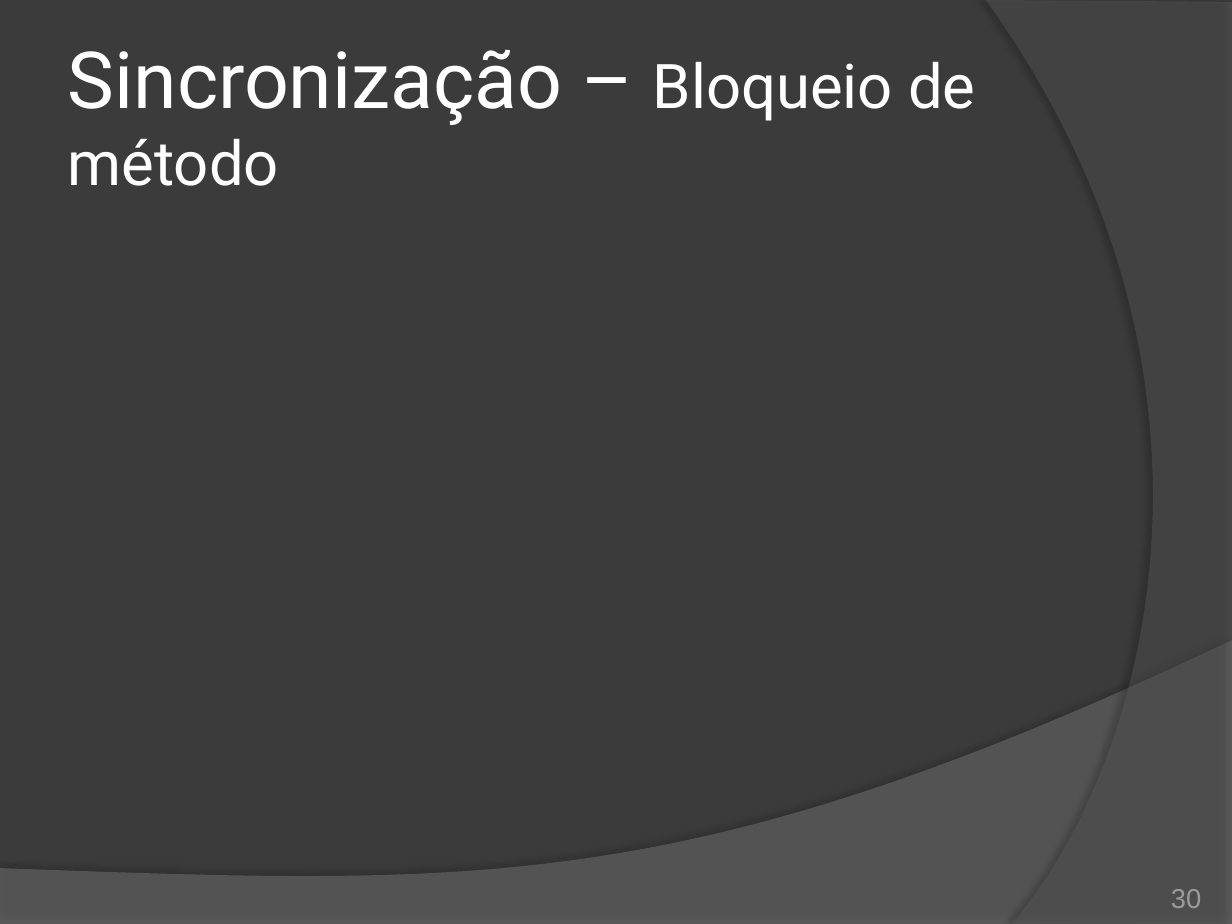
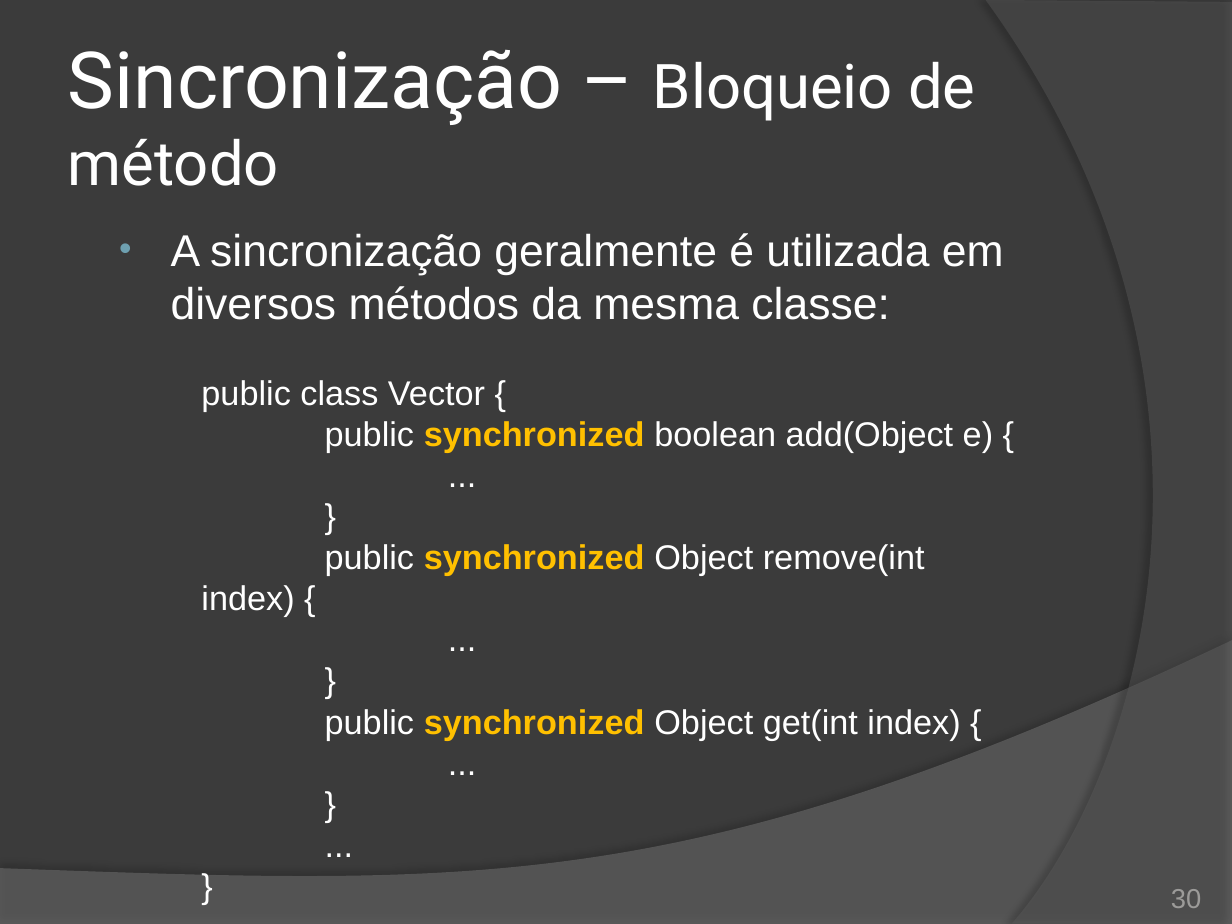
Before and after one commit to duchesqui/slzvieira-training, a slide deck: slide 30 of 2-Java-Programmer-Modulo-II/14.Capitulo08.pptx. Drawn at 1232x924 pixels with LibreOffice and Linux fonts; fonts in the diff are those of the drawing. Boxes give left, top, right and bottom in pixels: in the first picture for what was removed or moved away, otherwise in the second. Text is boxed around its words. In the diff, an @@ line names an element or a change of style, - is before the commit and + after.

Commit message:
Capítulo 8: Sincronização de bloco.

```diff
--- a/2-Java-Programmer-Modulo-II/14.Capitulo08.pptx
+++ b/2-Java-Programmer-Modulo-II/14.Capitulo08.pptx
@@ text added at [171,233,1004,320], 26 pt, text #FFFFFF @@
+• A sincronização geralmente é utilizada em diversos métodos da mesma classe:
@@ text added at [201,380,993,740], 20 pt, text #FFFFFF @@
+public class Vector {
+public synchronized boolean add(Object e) {
+...
+}
+public synchronized Object remove(int index) {
+...
+}
+public synchronized Object get(int index) {
+...
+}
+...
+}
```
Also in this commit, not shown: 2 slides added.
